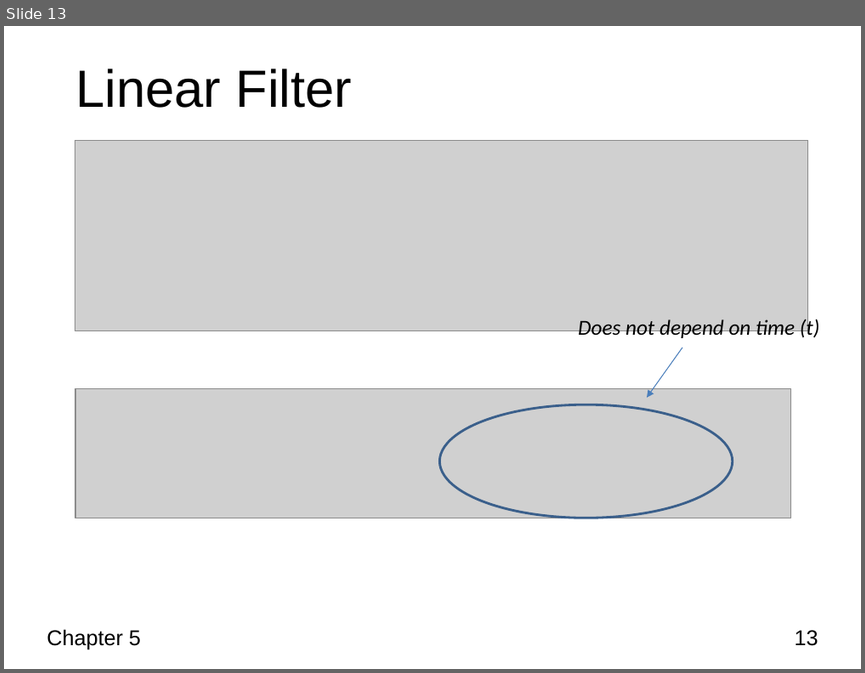
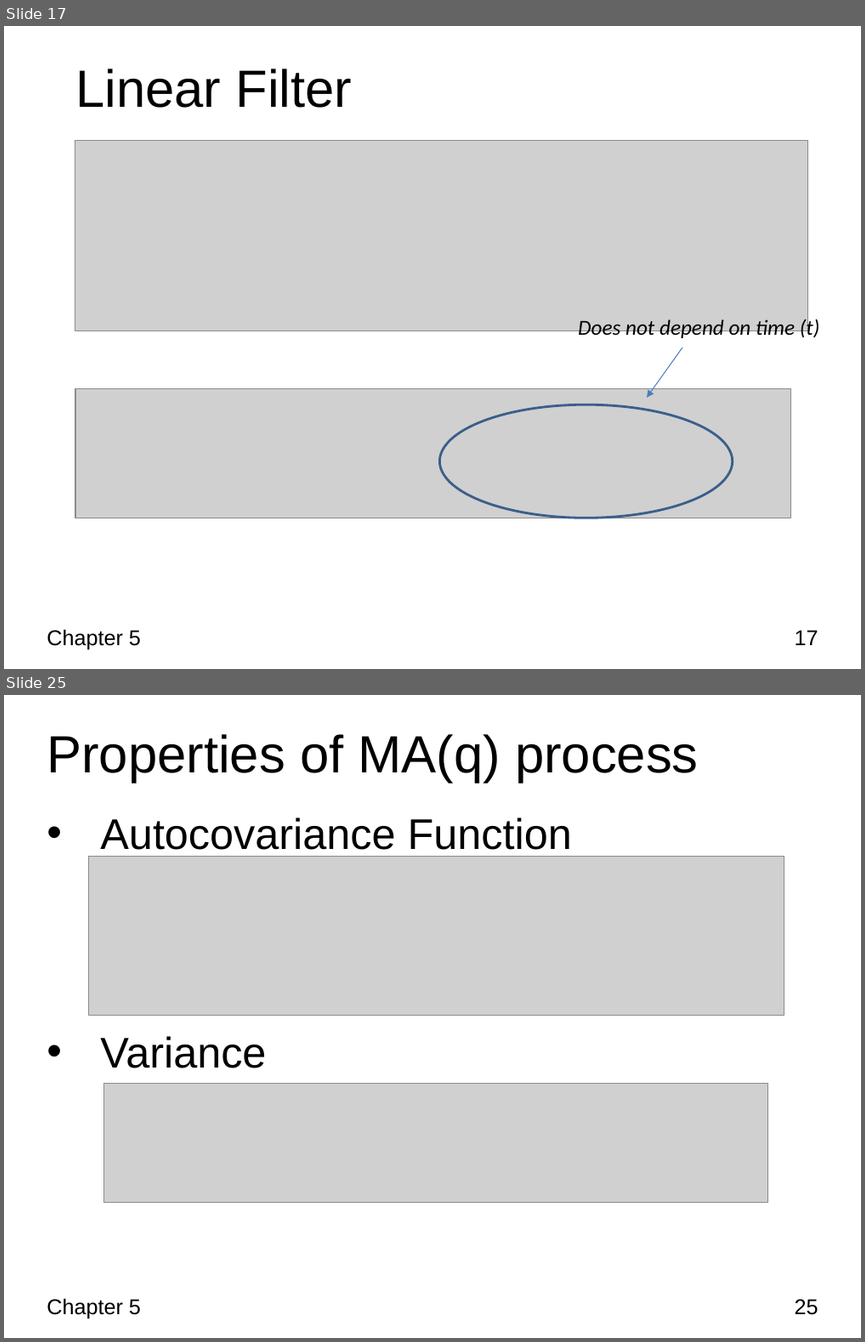
Before and after one commit to kefuzhu/University-of-Rochester, a slide deck: DSC475/Lecture-Slides/Chapter5_ARMA_Part1.pptx. Shown one above the other, each under a label of ours: slide 13 before the commit, slides 17 and 25 after it; the slides between them are not shown. The pictures are 865x673 and 865x1342 pixels, drawn with LibreOffice and Linux fonts; fonts in the diff are those of the drawing; grey boxes stand for pictures; background and template pictures are left out. Boxes give left, top, right and bottom in pixels: in the first picture for what was removed or moved away, otherwise in the second. Text is boxed around its words. In the diff, an @@ line names an element or a change of style, - is before the commit and + after.

```diff
--- a/DSC475/Lecture-Slides/Chapter5_ARMA_Part1.pptx
+++ b/DSC475/Lecture-Slides/Chapter5_ARMA_Part1.pptx
@@ slide 25 added at (4,695,861,1338), background #FFFFFF @@
@@ title added at (46,734,698,783), 44 pt, text #000000 @@
+Properties of MA(q) process
@@ text added at (100,817,572,857), 36 pt, text #000000 @@
+• Autocovariance Function
@@ picture added at (88,857,783,1015) @@
@@ text added at (100,1036,266,1068), 36 pt, text #000000 @@
+• Variance
@@ picture added at (104,1083,768,1202) @@
@@ text added at (46,1298,141,1318), 18 pt, text #000000 @@
+Chapter 5
@@ page number added at (794,1299,818,1315), 18 pt, text #000000 @@
+25
@@ what was slide 13 is now slide 17 @@
@@ page number at (794,630,818,645): text changed @@
-13
+17
```
Also in this commit, not shown: 12 slides changed, 14 other slides added, 1 slide removed, 1 other file.
